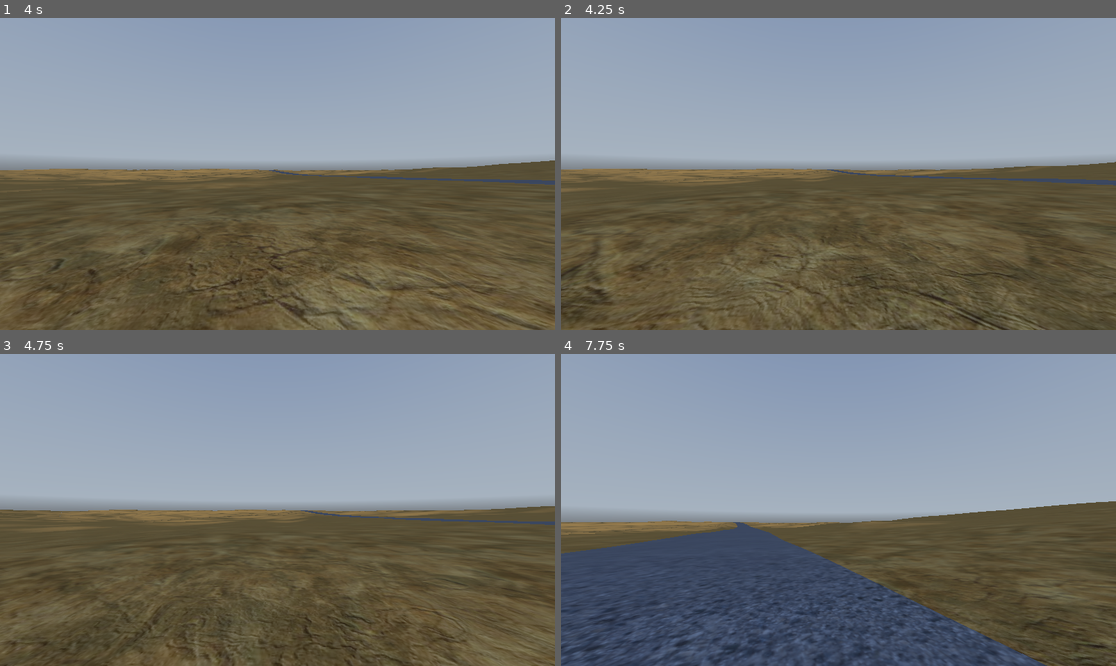
Above: before the commit, frames 1-4 (two rows, left to right).
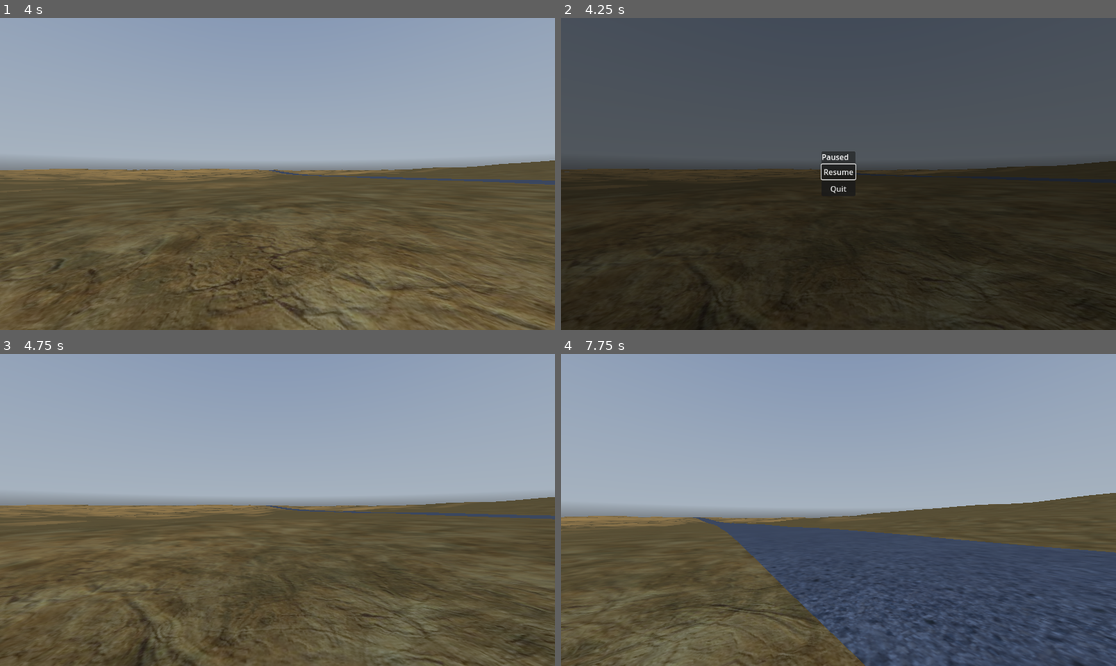
Above: after the commit, the same moments.

Repository: sola9/road-west
Game: Godot game, scene res://scenes/world.tscn
Two runs of this game, one before a commit and one after it. Both use one fixed random seed, a clock stepped at 60 frames per second and the inputs below. A sky picture missing from this copy of the repository is replaced by a grey-blue gradient.
Inputs (mouse positions are in pixels of both pictures, inside the frame that each line leads up to):
- Up to frame 1 (4 s): move the mouse to (305, 174) at 0.52 s; hold Shift (sprint) 0.53-1.28 s; hold W (move_forward) from 0.53 s (still down); move the mouse to (249, 174) at 1.27 s; tap Shift (sprint) at 1.35, 2.85 s; move the mouse to (288, 167) at 2.02 s; hold Shift (sprint) 2.03-2.78 s; move the mouse to (271, 180) at 2.77 s; move the mouse to (316, 177) at 3.52 s; hold Shift (sprint) from 3.53 s (still down)
- Up to frame 2 (4.25 s): keep holding W (move_forward); keep holding Shift (sprint); tap Escape (ui_cancel) at 4.15 s
- Up to frame 3 (4.75 s): release W (move_forward) at 4.25 s; release Shift (sprint) at 4.25 s; click (277, 506) at 4.25 s, where only the run after the commit has a clickable "Resume"
- Up to frame 4 (7.75 s): tap Enter at 5 s; move the mouse to (672, 463) at 5.02 s; hold A (move_left) 5.03-5.78 s; tap Shift (sprint) at 5.1, 6.6 s; move the mouse to (866, 510) at 5.77 s; hold S (move_backward) 5.78-6.53 s; hold Shift (sprint) 5.78-6.53 s; move the mouse to (755, 432) at 6.52 s; hold D (move_right) 6.53-7.28 s; move the mouse to (960, 494) at 7.27 s; hold W (move_forward) from 7.28 s (still down); hold Shift (sprint) from 7.28 s (still down)

Frame 1 is identical in both runs. In frame 2, 99% of the frame differs, in the area x 0-100%, y 0-100%; in frame 3, 11%; in frame 4, 36%.

Commit message:
Added pause menu

Diff:
--- a/project.godot
+++ b/project.godot
@@ -42,3 +42,8 @@
 "events": [Object(InputEventKey,"resource_local_to_scene":false,"resource_name":"","device":-1,"window_id":0,"alt_press …(195 unchanged characters)…
 ]
 }
+pause={
+"deadzone": 0.2,
+"events": [Object(InputEventKey,"resource_local_to_scene":false,"resource_name":"","device":-1,"window_id":0,"alt_pressed":false,"shift_pressed":false,"ctrl_pressed":false,"meta_pressed":false,"pressed":false,"keycode":0,"physical_keycode":4194305,"key_label":0,"unicode":0,"location":0,"echo":false,"script":null)
+]
+}
--- a/scenes/world.tscn
+++ b/scenes/world.tscn
@@ -8,6 +8,7 @@
 [ext_resource type="Texture2D" uid="uid://c6xdk5ukbsfiy" path="res://kloppenheim_05_puresky_2k.exr" id="4_k0juu"]
 [ext_resource type="Script" uid="uid://dvs07yennblk0" path="res://scripts/road_manager.gd" id="4_qfnet"]
 [ext_resource type="PackedScene" uid="uid://dvk4jb54pokna" path="res://scenes/road_chunk.tscn" id="5_i7141"]
+[ext_resource type="Script" uid="uid://ri43l3nl6ysd" path="res://scripts/pause_menu.gd" id="9_7r4gi"]
 
 [sub_resource type="CapsuleShape3D" id="CapsuleShape3D_rwgxs"]
 radius = 0.4
@@ -63,3 +64,60 @@
 
 [node name="WorldEnvironment" type="WorldEnvironment" parent="."]
 environment = SubResource("Environment_4wyf3")
+
+[node name="PauseMenu" type="CanvasLayer" parent="."]
+process_mode = 3
+script = ExtResource("9_7r4gi")
+
+[node name="PausePanel" type="Control" parent="PauseMenu"]
+layout_mode = 3
+anchors_preset = 15
+anchor_right = 1.0
+anchor_bottom = 1.0
+grow_horizontal = 2
+grow_vertical = 2
+
+[node name="CenterContainer" type="CenterContainer" parent="PauseMenu/PausePanel"]
+z_index = 1
+layout_mode = 1
+anchors_preset = 15
+anchor_right = 1.0
+anchor_bottom = 1.0
+grow_horizontal = 2
+grow_vertical = 2
+
+[node name="PanelContainer" type="PanelContainer" parent="PauseMenu/PausePanel/CenterContainer"]
+z_index = 1
+layout_mode = 2
+
+[node name="VBoxContainer" type="VBoxContainer" parent="PauseMenu/PausePanel/CenterContainer/PanelContainer"]
+z_index = 1
+layout_mode = 2
+
+[node name="PausedLabel" type="Label" parent="PauseMenu/PausePanel/CenterContainer/PanelContainer/VBoxContainer"]
+z_index = 1
+layout_mode = 2
+text = "Paused"
+
+[node name="ResumeButton" type="Button" parent="PauseMenu/PausePanel/CenterContainer/PanelContainer/VBoxContainer"]
+z_index = 1
+layout_mode = 2
+text = "Resume"
+
+[node name="QuitButton" type="Button" parent="PauseMenu/PausePanel/CenterContainer/PanelContainer/VBoxContainer"]
+z_index = 1
+layout_mode = 2
+text = "Quit"
+
+[node name="PauseTint" type="ColorRect" parent="PauseMenu/PausePanel"]
+layout_mode = 1
+anchors_preset = 15
+anchor_right = 1.0
+anchor_bottom = 1.0
+grow_horizontal = 2
+grow_vertical = 2
+mouse_filter = 2
+color = Color(0, 0, 0, 0.5137255)
+
+[connection signal="pressed" from="PauseMenu/PausePanel/CenterContainer/PanelContainer/VBoxContainer/ResumeButton" to="PauseMenu" method="_on_resume_button_pressed"]
+[connection signal="pressed" from="PauseMenu/PausePanel/CenterContainer/PanelContainer/VBoxContainer/QuitButton" to="PauseMenu" method="_on_quit_button_pressed"]
--- /dev/null
+++ b/scripts/pause_menu.gd
@@ -0,0 +1,55 @@
+extends CanvasLayer
+
+
+@onready var pause_panel: Control = $PausePanel
+@onready var resume_button: Button = \
+	$PausePanel/CenterContainer/PanelContainer/VBoxContainer/ResumeButton
+
+
+func _ready() -> void:
+	# This node must keep receiving input while the game is paused.
+	process_mode = Node.PROCESS_MODE_ALWAYS
+
+	pause_panel.hide()
+
+	# Make sure gameplay begins unpaused with the mouse captured.
+	get_tree().paused = false
+	Input.mouse_mode = Input.MOUSE_MODE_CAPTURED
+
+
+func _input(event: InputEvent) -> void:
+	if event.is_action_pressed("pause") and not event.is_echo():
+		toggle_pause()
+
+		# Prevent the Escape press from also reaching other input systems.
+		get_viewport().set_input_as_handled()
+
+
+func toggle_pause() -> void:
+	set_paused(not get_tree().paused)
+
+
+func set_paused(should_pause: bool) -> void:
+	if should_pause:
+		pause_panel.show()
+		get_tree().paused = true
+
+		# Make the cursor visible and allow it to move freely.
+		Input.mouse_mode = Input.MOUSE_MODE_VISIBLE
+
+		# Useful for keyboard and controller navigation.
+		resume_button.grab_focus()
+	else:
+		pause_panel.hide()
+		get_tree().paused = false
+
+		# Hide and recenter the cursor for gameplay.
+		Input.mouse_mode = Input.MOUSE_MODE_CAPTURED
+
+
+func _on_resume_button_pressed() -> void:
+	set_paused(false)
+
+func _on_quit_button_pressed() -> void:
+	get_tree().paused = false
+	get_tree().quit()
Not shown: 1 places in scenes/world.tscn that only renumber resources
Not shown, added: scripts/pause_menu.gd.uid
